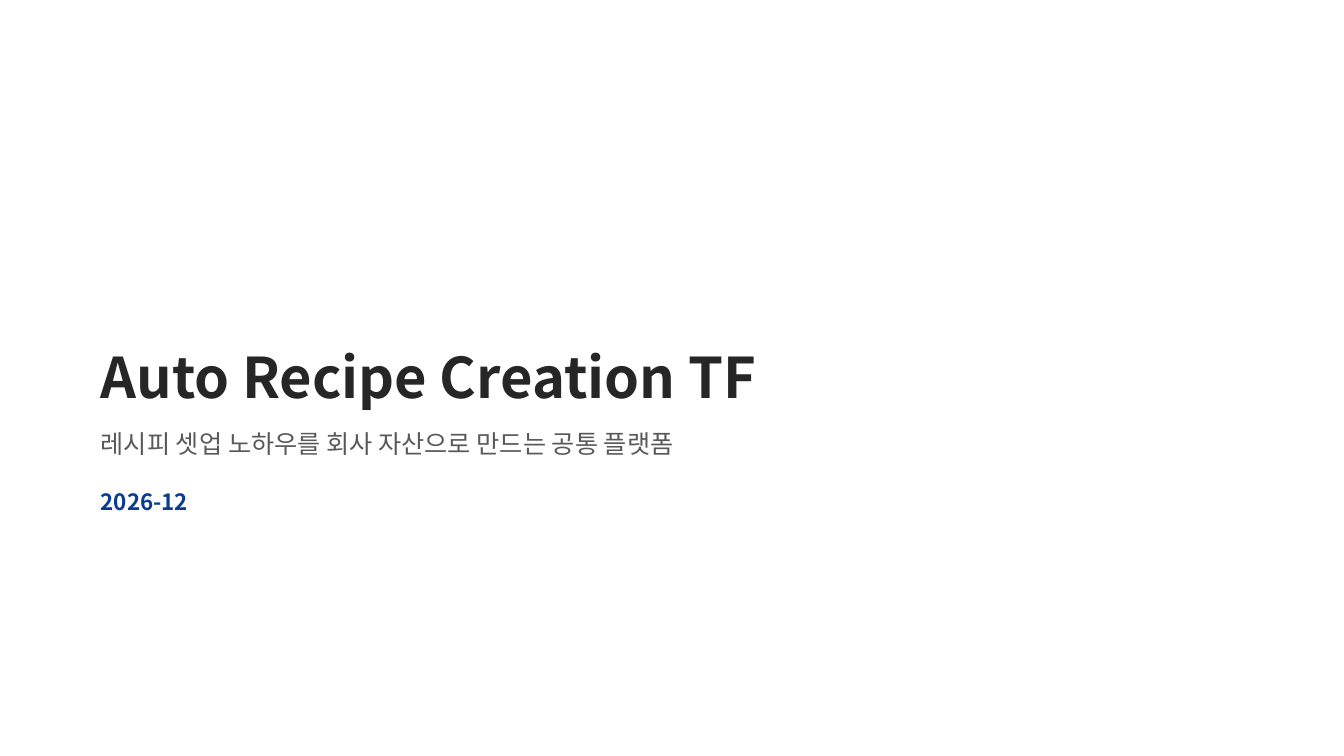
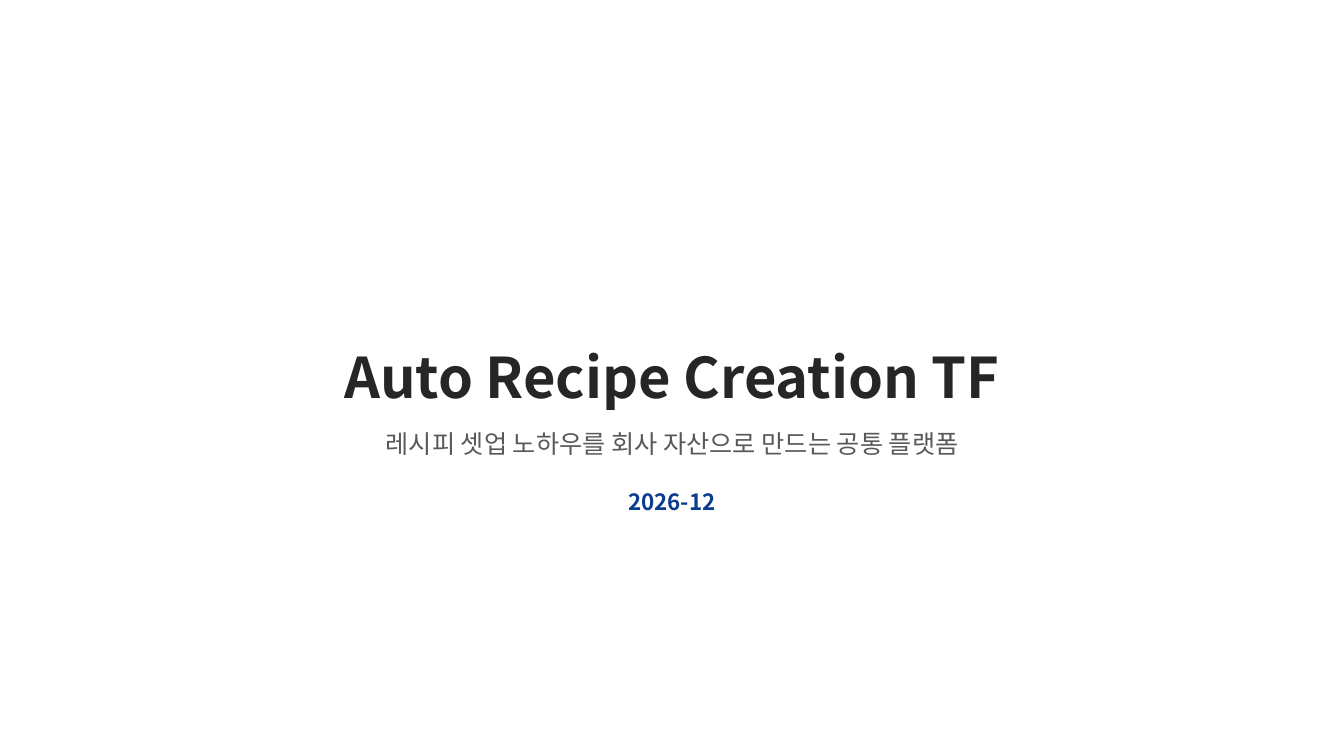
Before and after one commit to DarrenKoi/pm_notes, a slide deck: slide 1 of my-task/arc-tf/deliverables/arc-tf-exec-summary.pptx. Drawn at 1344x756 pixels with LibreOffice and Linux fonts; fonts in the diff are those of the drawing. Boxes give left, top, right and bottom in pixels: in the first picture for what was removed or moved away, otherwise in the second. Text is boxed around its words. In the diff, an @@ line names an element or a change of style, - is before the commit and + after.

```diff
--- a/my-task/arc-tf/deliverables/arc-tf-exec-summary.pptx
+++ b/my-task/arc-tf/deliverables/arc-tf-exec-summary.pptx
@@ alignment left to centre in 3 elements at [344,352,1000,410], [386,432,959,455], [628,493,715,511] @@
```
Also in this commit, not shown: 4 other files.
